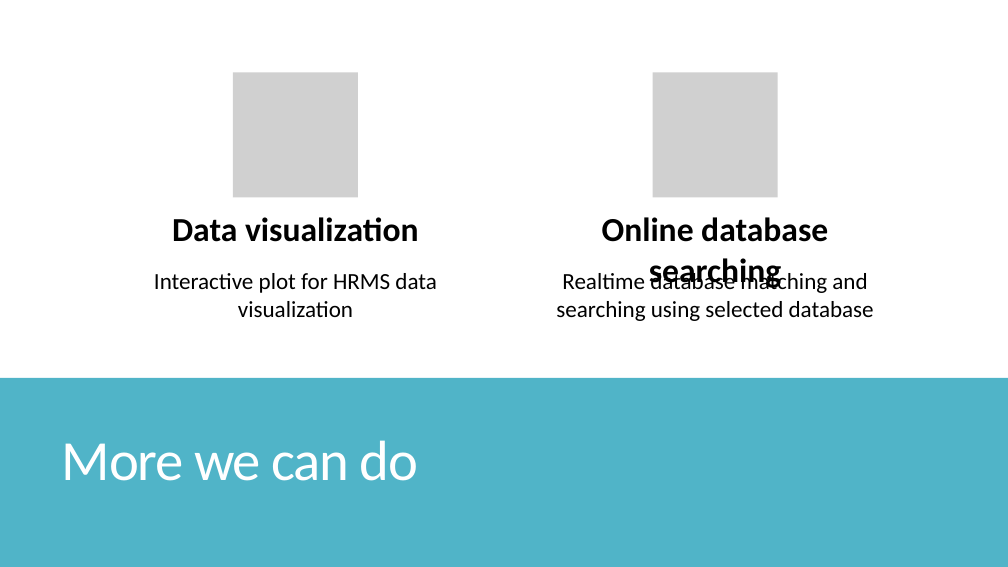
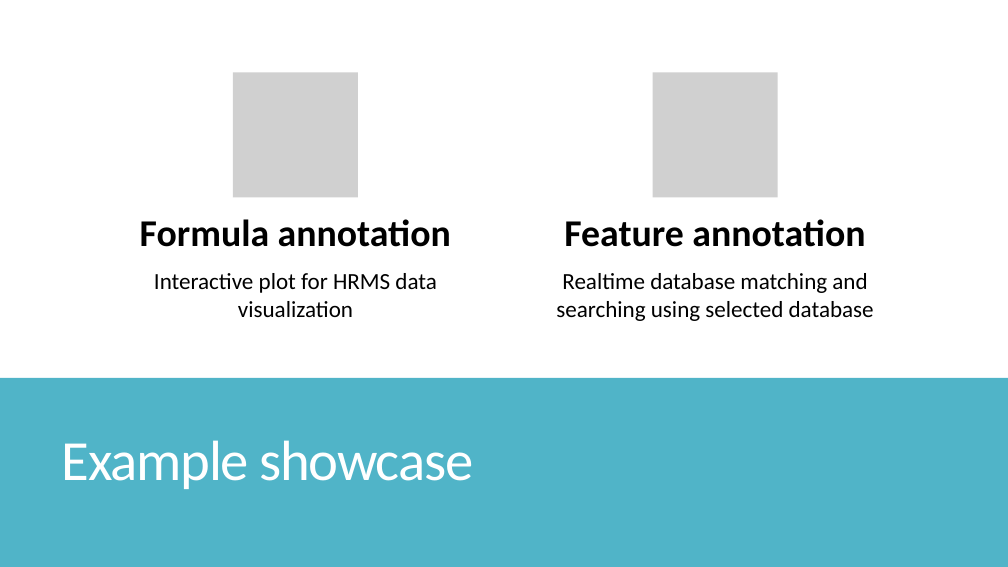
Before and after one commit to XiminHu/mass-suite, a slide deck: slide 6 of doc/20210326 ACS presentation.pptx (slide 21 before the commit). Drawn at 1008x567 pixels with LibreOffice and Linux fonts; fonts in the diff are those of the drawing; grey boxes stand for pictures. Boxes give left, top, right and bottom in pixels: in the first picture for what was removed or moved away, otherwise in the second. Text is boxed around its words. In the diff, an @@ line names an element or a change of style, - is before the commit and + after.

```diff
--- a/doc/20210326 ACS presentation.pptx
+++ b/doc/20210326 ACS presentation.pptx
@@ text at box(140, 219, 451, 247): text changed; size 32 to 36 pt @@
-Data visualization
+Formula annotation
@@ text at box(564, 219, 865, 247): text changed; size 32 to 36 pt @@
-Online database searching
+Feature annotation
@@ text at box(62, 440, 473, 489): text changed @@
-More we can do
+Example showcase
```
Also in this commit, not shown: 7 other slides changed, 11 slides added, 18 slides removed, 9 other files.
